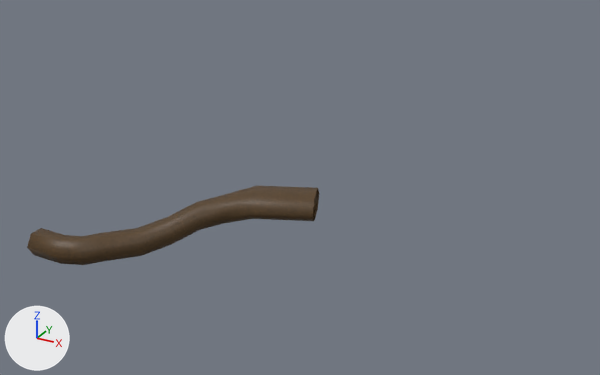
A saved change to the glTF model asteroid_cave.glb.
Camera for both pictures: a 50 mm camera at (123.9, -111.4, 84.3) aimed at (38.3, 44.2, 6.5). The axes (+X, +Y, +Z) are drawn at lower left. The lights are the same throughout. Where no turn or scale is listed for an object, it has been applied to the vertices. Vertices at the same position are counted once.

The older version as bpy lines, for what is in view:
```python
me_circle = bpy.data.meshes.new('Circle')
me_circle.from_pydata(...)  # 66 vertices, 124 faces; spans x 0.0..51.9, y -3.0..38.1, z 0.0..11.8
me_circle.materials.append(mat_material_001)  # picture img_untitled
ob_circle = bpy.data.objects.new('Circle', me_circle)
ob_circle.location = (-1.0, 0.0, 0.0)
```
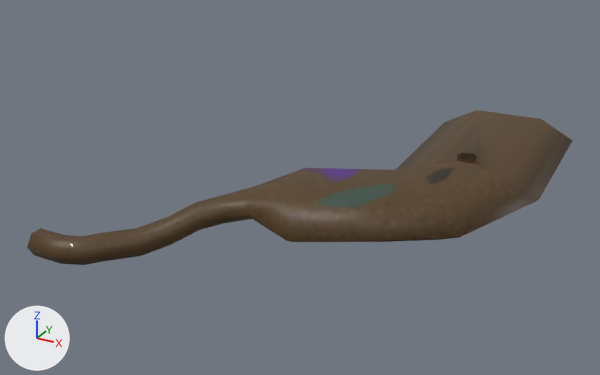
Diff of the bpy script that builds the scene:
```diff
--- a/asteroid_cave.glb.py
+++ b/asteroid_cave.glb.py
@@ img_rock2 @@
+img_rock2 = load_image('rock2', '_unpacked/rock2', 128, 128, 'sRGB')
@@ mat_material_002 @@
+mat_material_002 = principled_material('Material.002')
+mat_material_002.texture = img_rock2
@@ me_circle @@
 # used by ob_circle; location = (-1.0, 0.0, 0.0)
-me_circle.from_pydata(...)  # 66 vertices, 124 faces; spans x 0.0..51.9, y -3.0..38.1, z 0.0..11.8
+me_circle.from_pydata(...)  # 96 vertices, 179 faces; spans x 0.0..91.1, y -3.0..99.1, z 0.0..14.8
+# me_circle part 1
+# 1 vertex is removed from x 47.7, y 38.1, z 9.2
+# 3 faces are deleted
+# 11 vertices move from x 44.4..51.9, y 25.5..36.6, z 6.7..11.8 to x 40.3..69.2, y 14.7..47.7, z 4.5..14.0
+# 24 vertices are added at x 55.6..91.1, y 32.2..99.1, z 4.6..13.9
+# 7 new vertices lie (0.0, 0.0, 0.9) away from vertices in x 70.9..75.5, y 59.6..63.7, z 13.9
+# 58 new faces join them, mat_material_002 (picture img_rock2)
+# me_circle part 2: 21 faces spanning x 35.5..69.2, y 14.7..47.7, z 4.5..14.0 switch from mat_material_001 (picture img_untitled) to mat_material_002 (picture img_rock2)
```

Boxes (x1, y1, x2, y2) around the edits, measured in the pictures (600 x 375 px):
'Circle', reshaped (87% wider, 95% taller)
    before: (27, 186, 319, 265)
    after: (27, 110, 573, 265)
part 1 of me_circle, built on
    before: (314, 189, 319, 209)
    after: (383, 110, 573, 242)
part 2 of me_circle, recoloured
    before: (249, 186, 318, 221)
    after: (249, 168, 390, 242)
